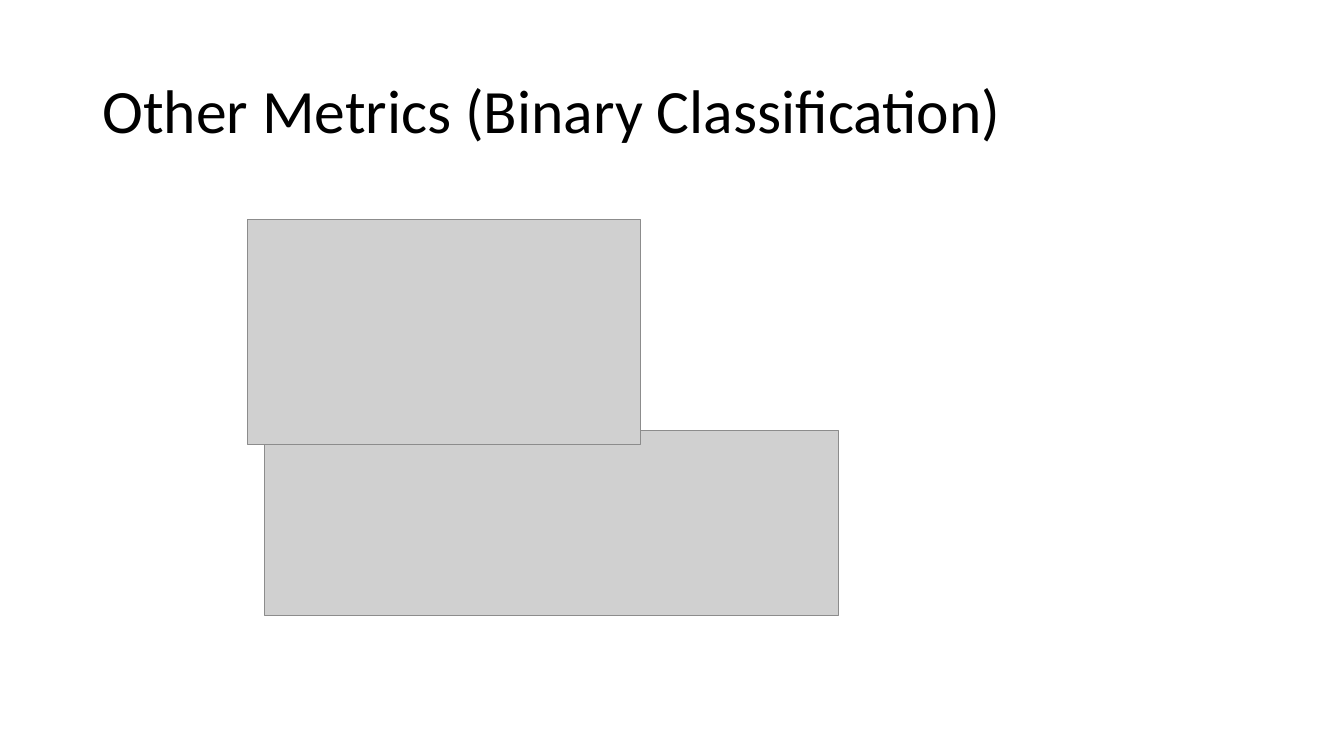
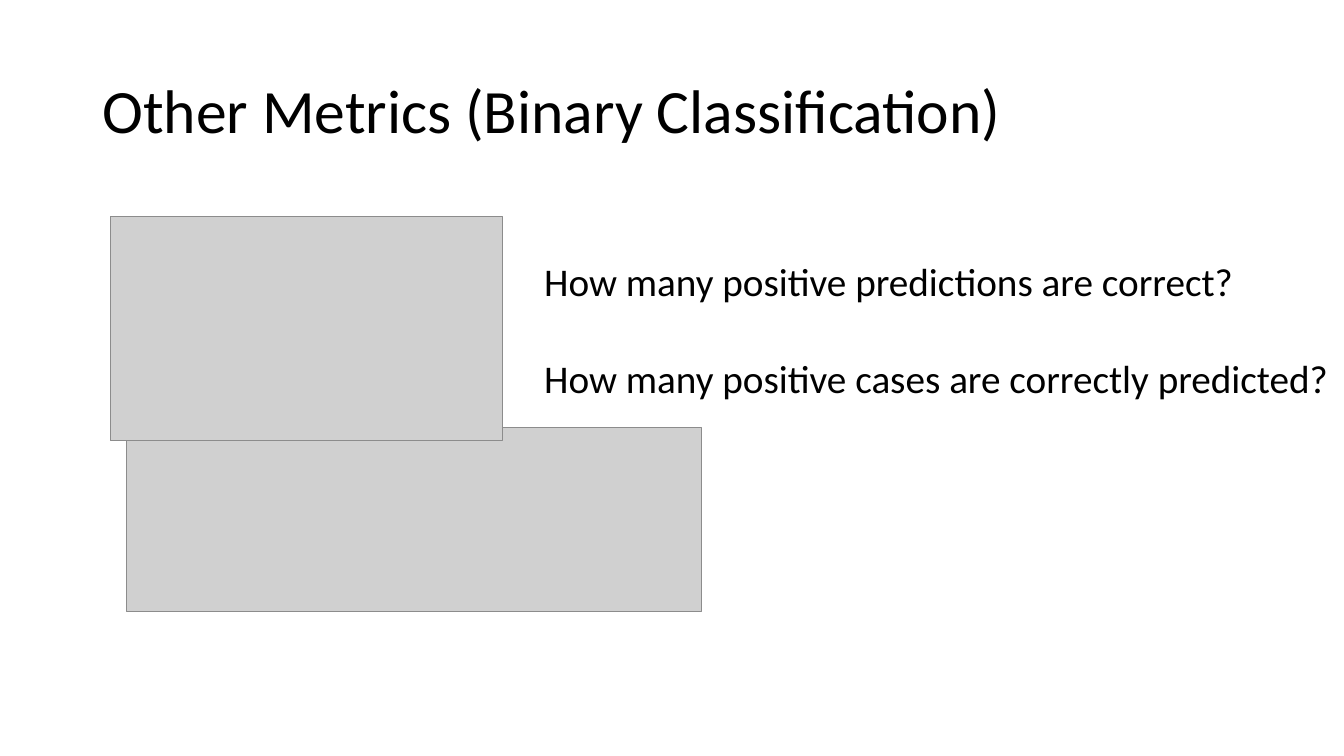
Before and after one commit to tianzheng4/tianzheng4.github.io, a slide deck: slide 21 of _umkc-teaching/slides/Lecture2 - Statistical Learning.pptx. Drawn at 1344x756 pixels with LibreOffice and Linux fonts; fonts in the diff are those of the drawing; grey boxes stand for pictures. Boxes give left, top, right and bottom in pixels: in the first picture for what was removed or moved away, otherwise in the second. Text is boxed around its words. In the diff, an @@ line names an element or a change of style, - is before the commit and + after.

```diff
--- a/_umkc-teaching/slides/Lecture2 - Statistical Learning.pptx
+++ b/_umkc-teaching/slides/Lecture2 - Statistical Learning.pptx
@@ picture: place and size @@
-picture at <box>248,220,640,445</box>
+picture at <box>110,217,502,442</box>
@@ text added at <box>544,268,1233,303</box>, 28 pt, text #000000 @@
+How many positive predictions are correct?
@@ text added at <box>544,365,1328,400</box>, 28 pt, text #000000 @@
+How many positive cases are correctly predicted?
@@ picture: place and size @@
-picture at <box>264,431,839,615</box>
+picture at <box>127,427,702,612</box>
```
Also in this commit, not shown: 1 other slide changed, 2 other files.
